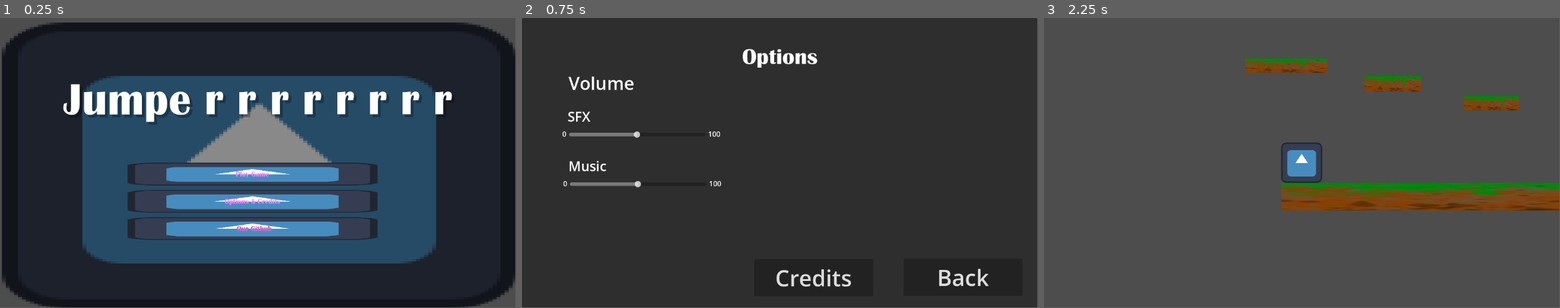
Above: before the commit, frames 1-3 (left to right).
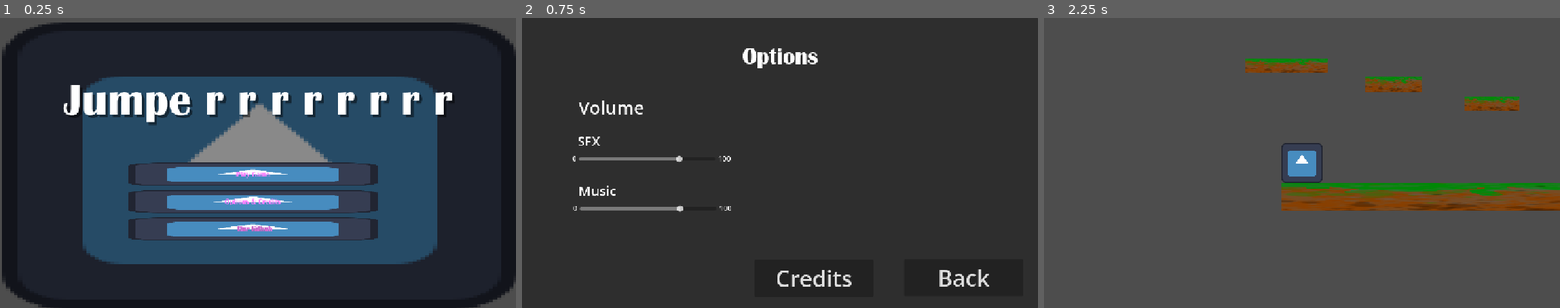
Above: after the commit, the same moments.

Repository: Guyiy1324/Jumpe-r-r-r-r-r-r-r-r
Game: Godot game, scene res://MainMenu.tscn
The game is run twice, just before and just after one commit, with the same random seed, the same clock (stepped at 60 frames per second) and the same inputs. The engine's default icon, where the game draws it, is replaced by a stand-in: a white triangle on a blue panel in a dark square.
Inputs:
- Up to frame 1 (0.25 s): no input
- Up to frame 2 (0.75 s): click "Options & Credits" at 0.5 s
- Up to frame 3 (2.25 s): click "Back" at 1.25 s; click "Play Game" at 2 s
In our replay, the window is 799x449 before the commit and 800x450 after it. These sizes can differ from the game's own. Grey fills any space a smaller window leaves; there, only what the larger window draws over its background counts as a difference.

The runs differ from the first frame. In frame 1, 3.0% of the frame differs, in the area x 0-100%, y 0-100%; in frame 2, 2.5%; in frame 3, 0.7%.

Commit message:
googooogaga

Diff:
--- /dev/null
+++ b/jump-e-r/audio_control.gd
@@ -0,0 +1,19 @@
+extends Control
+
+
+# Called when the node enters the scene tree for the first time.
+func _ready() -> void:
+	pass # Replace with function body.
+
+
+# Called every frame. 'delta' is the elapsed time since the previous frame.
+func _process(delta: float) -> void:
+	pass
+
+
+func _on_music_value_changed(value: float) -> void:
+	pass # Replace with function body.
+
+
+func _on_sfx_value_changed(value: float) -> void:
+	pass # Replace with function body.
--- a/jump-e-r/default_bus_layout.tres
+++ b/jump-e-r/default_bus_layout.tres
@@ -5,11 +5,11 @@
 bus/1/solo = false
 bus/1/mute = false
 bus/1/bypass_fx = false
-bus/1/volume_db = 0.0
+bus/1/volume_db = 4.511261
 bus/1/send = &"Master"
 bus/2/name = &"Music"
 bus/2/solo = false
 bus/2/mute = false
 bus/2/bypass_fx = false
-bus/2/volume_db = 0.0
+bus/2/volume_db = 4.273506
 bus/2/send = &"Master"
--- /dev/null
+++ b/jump-e-r/music.gd
@@ -0,0 +1,16 @@
+extends HSlider
+
+@export var audio_bus_name: String
+var audio_bus_id
+
+# Called when the node enters the scene tree for the first time.
+func _ready() -> void:
+	audio_bus_id = AudioServer.get_bus_index("Music")
+
+# Called every frame. 'delta' is the elapsed time since the previous frame.
+func _process(delta: float) -> void:
+	pass
+
+func _on_value_changed(value: float) -> void:
+	var db = linear_to_db(value)
+	AudioServer.set_bus_volume_db(audio_bus_id, db)
--- a/jump-e-r/options_&_credits.tscn
+++ b/jump-e-r/options_&_credits.tscn
@@ -2,6 +2,9 @@
 
 [ext_resource type="Script" uid="uid://8jpy5bhmuqv4" path="res://options_&_credits.gd" id="1_4o6pv"]
 [ext_resource type="FontFile" uid="uid://rl5w41rox601" path="res://Britannic Bold Regular.ttf" id="2_yveac"]
+[ext_resource type="Script" uid="uid://cysrelxgu210s" path="res://sfx.gd" id="3_0hipb"]
+[ext_resource type="AudioStream" uid="uid://mnytywcjvjjg" path="res://Toenail.mp3" id="3_o2i8r"]
+[ext_resource type="Script" uid="uid://bvtu7qkotcooa" path="res://music.gd" id="4_n5wdl"]
 
 [node name="Options & Credits" type="Control" unique_id=1102423414]
 layout_mode = 3
@@ -54,10 +57,10 @@
 
 [node name="Label2" type="Label" parent="." unique_id=1693059145]
 layout_mode = 0
-offset_left = 104.0
-offset_top = 118.0
-offset_right = 251.0
-offset_bottom = 173.0
+offset_left = 126.0
+offset_top = 172.0
+offset_right = 273.0
+offset_bottom = 227.0
 theme_override_font_sizes/font_size = 40
 text = "Volume"
 
@@ -67,7 +70,11 @@
 offset_top = 123.0
 offset_right = 306.0
 offset_bottom = 163.0
-value = 50.0
+max_value = 1.0
+step = 0.01
+value = 0.75
+script = ExtResource("3_0hipb")
+audio_bus_name = "SFX"
 
 [node name="Label2" type="Label" parent="Label2/SFX" unique_id=867662260]
 layout_mode = 0
@@ -98,7 +105,11 @@
 offset_top = 234.0
 offset_right = 308.0
 offset_bottom = 274.0
-value = 50.0
+max_value = 1.0
+step = 0.01
+value = 0.75
+script = ExtResource("4_n5wdl")
+audio_bus_name = "Music"
 
 [node name="Label2" type="Label" parent="Label2/Music" unique_id=139216925]
 layout_mode = 0
@@ -123,5 +134,13 @@
 theme_override_font_sizes/font_size = 30
 text = "Music"
 
+[node name="AudioStreamPlayer" type="AudioStreamPlayer" parent="." unique_id=456070347]
+stream = ExtResource("3_o2i8r")
+volume_db = 5.821
+autoplay = true
+bus = &"Music"
+
 [connection signal="pressed" from="Button" to="." method="_on_credits_pressed"]
 [connection signal="pressed" from="Button2" to="." method="_on_back_pressed"]
+[connection signal="value_changed" from="Label2/SFX" to="Label2/SFX" method="_on_value_changed"]
+[connection signal="value_changed" from="Label2/Music" to="Label2/Music" method="_on_value_changed"]
--- a/jump-e-r/project.godot
+++ b/jump-e-r/project.godot
@@ -16,8 +16,16 @@
 
 config/name="Jump e r"
 run/main_scene="uid://cu5newr2xfxd"
-config/features=PackedStringArray("4.5", "Forward Plus")
+config/features=PackedStringArray("4.7", "Forward Plus")
 config/icon="res://icon.svg"
+
+[audio]
+
+buses/default_bus_layout="uid://c4t0figybb581"
+
+[display]
+
+window/stretch/mode="canvas_items"
 
 [input]
 
--- /dev/null
+++ b/jump-e-r/sfx.gd
@@ -0,0 +1,16 @@
+extends HSlider
+
+@export var audio_bus_name: String
+var audio_bus_id
+
+# Called when the node enters the scene tree for the first time.
+func _ready() -> void:
+	audio_bus_id = AudioServer.get_bus_index("SFX")
+
+# Called every frame. 'delta' is the elapsed time since the previous frame.
+func _process(delta: float) -> void:
+	pass
+
+func _on_value_changed(value: float) -> void:
+	var db = linear_to_db(value)
+	AudioServer.set_bus_volume_db(audio_bus_id, db)
Not shown, added: jump-e-r/audio_control.gd.uid
Not shown, added: jump-e-r/music.gd.uid
Not shown, added: jump-e-r/sfx.gd.uid
